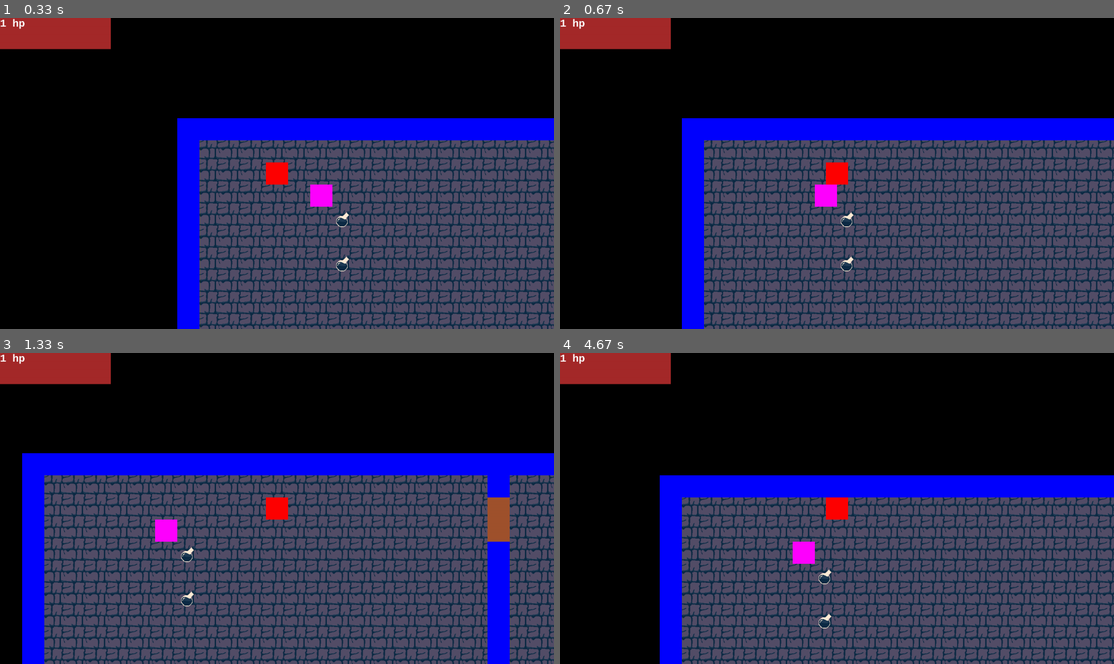
Above: before the commit, frames 1-4 (two rows, left to right).
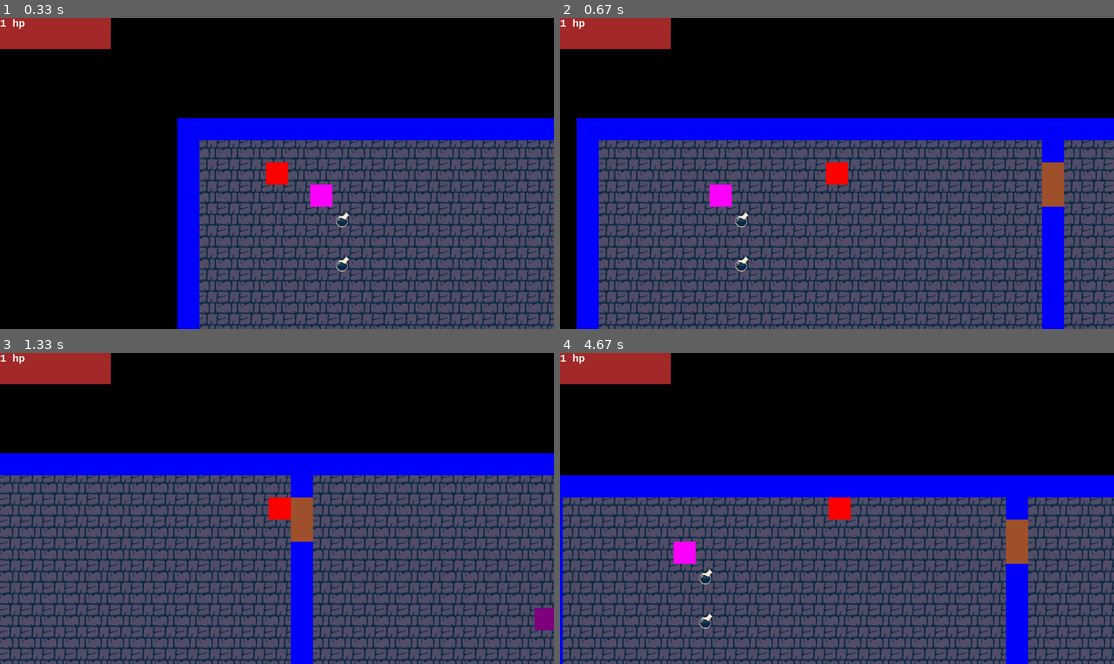
Above: after the commit, the same moments.

Repository: benedekhalaj/pygame-roguelike
Game: pygame game, started from play.py
Two runs of this game, one before a commit and one after it. Both use one fixed random seed, a clock stepped at 60 frames per second and the inputs below.
Inputs:
- Up to frame 1 (0.33 s): no input
- Up to frame 2 (0.67 s): hold Shift from 0.33 s (still down); hold Right from 0.33 s (still down)
- Up to frame 3 (1.33 s): release Shift at 0.8 s; release Right at 0.8 s; hold Right Shift 0.83-1.3 s; hold Right 0.83-1.3 s
- Up to frame 4 (4.67 s): hold Shift 1.33-1.8 s; hold Right 1.33-1.8 s; hold Up 2.33-2.8 s; hold Left 3.33-3.87 s; hold Up 3.9-4.2 s; hold Left 4.23-4.63 s

Frame 1 is identical in both runs. In frame 2, 31% of the frame differs, in the area x 3-100%, y 32-100%; in frame 3, 28%; in frame 4, 29%.

Commit message:
Player: Add sprint ability

Diff:
--- a/controller/player_controller.py
+++ b/controller/player_controller.py
@@ -1,3 +1,4 @@
+from pygame import key
 from pygame.constants import KEYDOWN
 from model.player import player
 from view import view
@@ -15,6 +16,11 @@
         player_character.move(objects, 0, -player_character.velocity)
     if keys[pygame.K_DOWN]:
         player_character.move(objects, 0, player_character.velocity)
+    if keys[pygame.K_LSHIFT] or keys[pygame.K_RSHIFT]:
+        player_character.sprint()
+    else:
+        player_character.sprinting = False
+
     if keys[pygame.K_SPACE]:
         if player_character.sword.exist:
             if not player_character.attack_in_progress:
--- a/model/player/player.py
+++ b/model/player/player.py
@@ -1,3 +1,4 @@
+from pygame.constants import SCRAP_SELECTION
 from model import data_manager
 import pygame
 import pygame.freetype
@@ -14,7 +15,13 @@
         self.invicible_color = colors.ORANGE
         self.color = self.standard_color
 
-        self.velocity = 8
+        self.walk_speed = 8
+        self.sprint_speed = self.walk_speed * 3
+        self.velocity = self.walk_speed
+        self.sprinting = False
+        self.can_spirnt = True
+        self.stamina_limit = 60
+
         self.direction = 'right'
 
         self.damage_timer = 0
@@ -29,6 +36,7 @@
         self.attack_duration = 40
 
         self.health = 1
+        self.stamina = self.stamina_limit
         self.stat = Stat(colors, screen_size, self.health)
         self.visible = True
 
@@ -37,6 +45,8 @@
             self.move_single_axis(objects, x_direction, 0)
         if y_direction != 0:
             self.move_single_axis(objects, 0, y_direction)
+        if not self.sprinting:
+            self.reload_stamina()
 
     def set_direction(self, x_direction, y_direction):
         if x_direction > 0:
@@ -47,6 +57,23 @@
             self.direction = 'down'
         if y_direction < 0:
             self.direction = 'up'
+
+    def sprint(self):
+        if self.stamina > 0 and self.can_spirnt:
+            self.sprinting = True
+            self.velocity = self.sprint_speed
+            self.stamina -= 1
+        else:
+            self.can_spirnt = False
+            self.sprinting = False
+            self.velocity = self.walk_speed
+
+    def reload_stamina(self):
+        if self.stamina < self.stamina_limit:
+            self.stamina += 0.5
+            self.velocity = self.walk_speed
+        if self.stamina >= self.stamina_limit:
+            self.can_spirnt = True
 
     def check_collision(self, objects):
         if self.check_wall_collision(objects) or self.check_door_collision(objects):
@@ -115,7 +142,7 @@
                     if door.status == "closed":
                         door.status = "opened"
                         door.update_color()
-                        self.inventory.keys -= 1
+                        self.inventory.remove_key()
 
     def take_damage(self, objects: dict):
         self.set_attributes()
@@ -192,12 +219,9 @@
     def add_key(self):
         if self.keys < self.keys_limit:
             self.keys += 1
-        print(f'Keys: {self.keys}')
-
 
     def remove_key(self):
-        pass
-
+        self.keys -= 1
 
     def add_health_potion(self):
         if self.health_potions < self.health_potions_limit:
